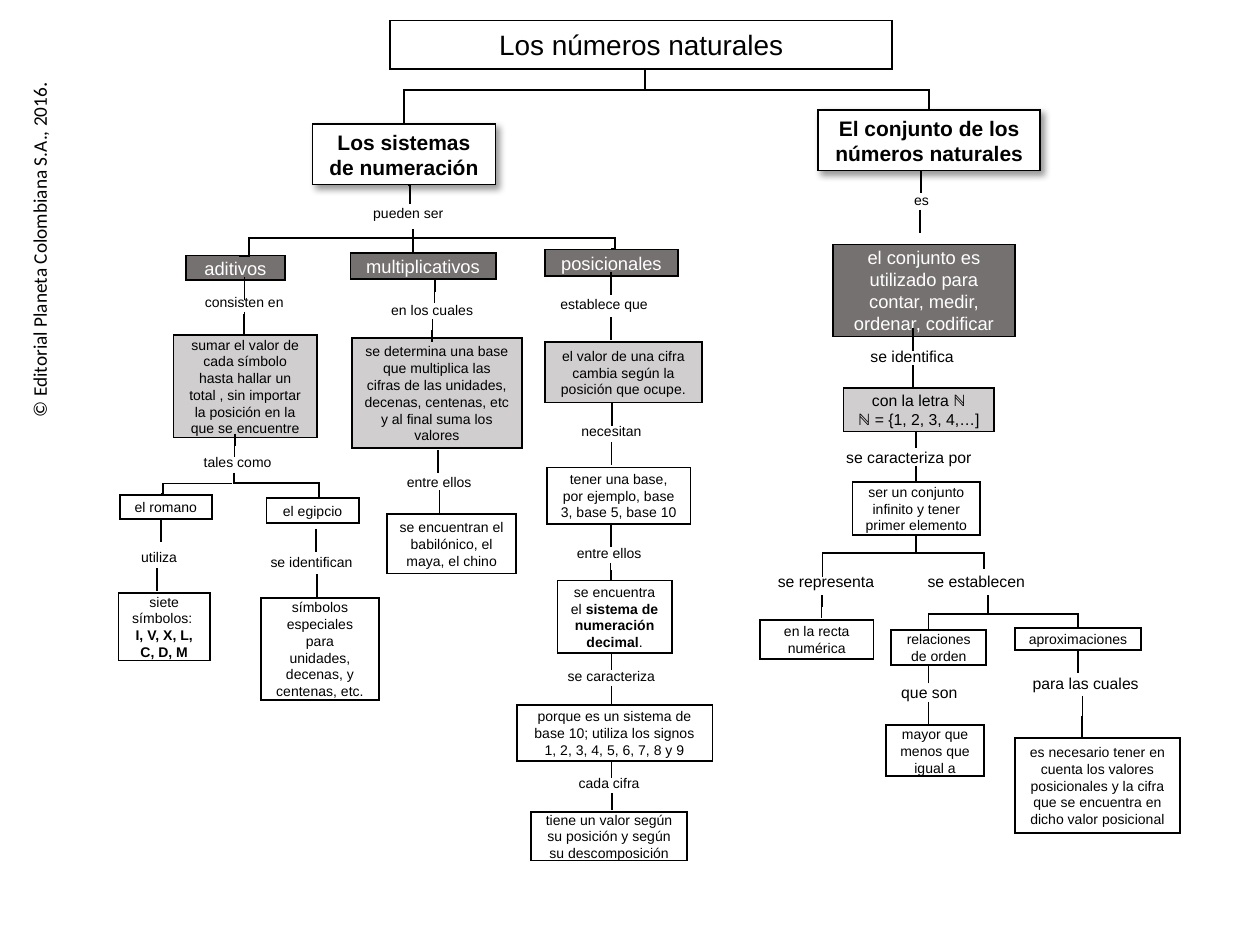
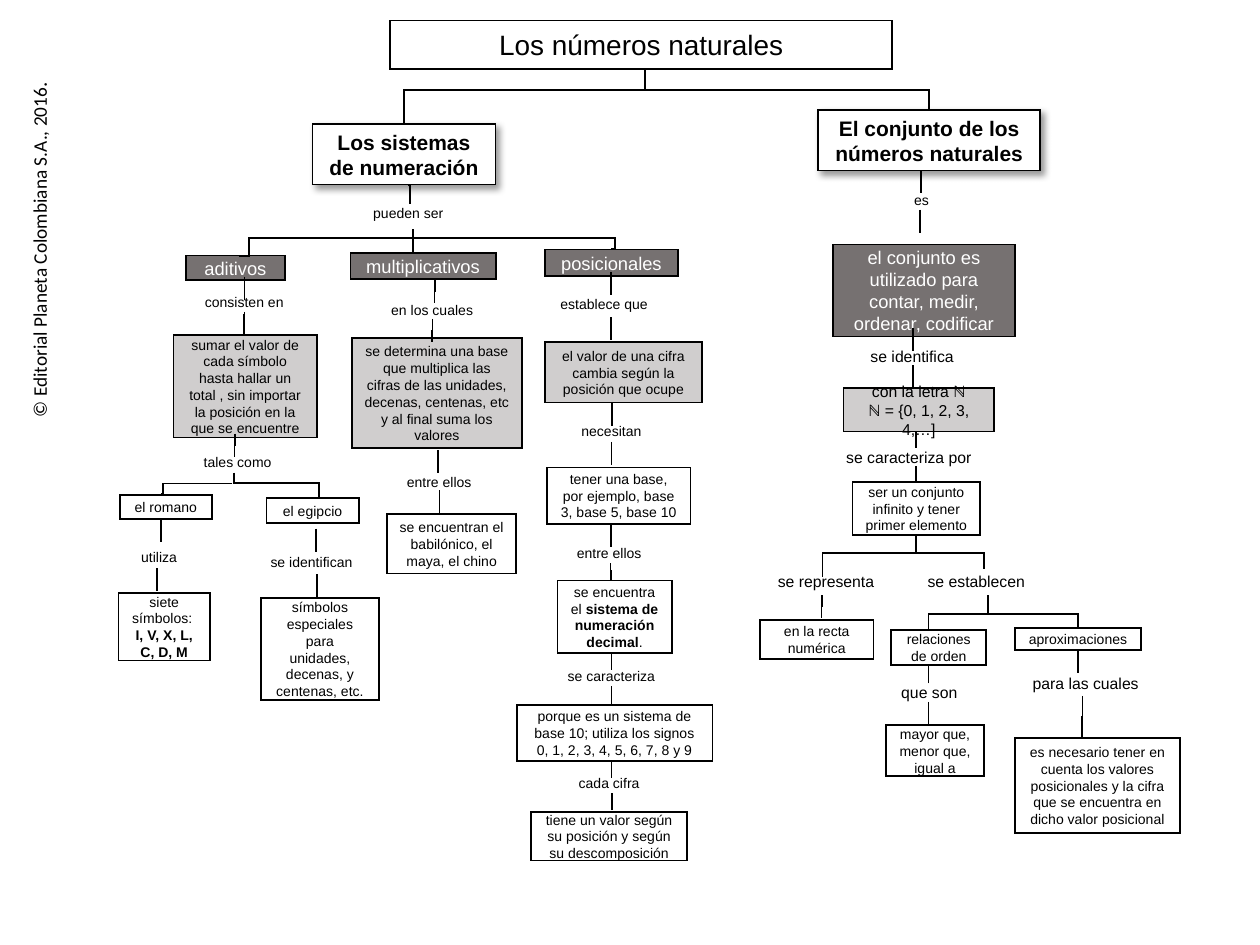
Before and after one commit to AulaPlanetaColombia/Matematicas, a slide deck: slide 1 of fuentes/contenidos/grado06/guion02/MA_06_02_CO_Mapa conceptual.pptx. Drawn at 1260x945 pixels with LibreOffice and Linux fonts; fonts in the diff are those of the drawing; background and template pictures are left out. Boxes give left, top, right and bottom in pixels: in the first picture for what was removed or moved away, otherwise in the second. Text is boxed around its words. In the diff, an @@ line names an element or a change of style, - is before the commit and + after.

Commit message:
Mapa conceptual guión 02
Revisión del mapa conceptual del guión

```diff
--- a/fuentes/contenidos/grado06/guion02/MA_06_02_CO_Mapa conceptual.pptx
+++ b/fuentes/contenidos/grado06/guion02/MA_06_02_CO_Mapa conceptual.pptx
@@ text in rectangle at (562, 351, 684, 397): text changed @@
-el valor de una cifra cambia según la posición que ocupe.
+el valor de una cifra cambia según la posición que ocupe
@@ text in rectangle at (868, 404, 969, 439): text changed @@
-ℕ = {1, 2, 3, 4,…]
+ℕ = {0, 1, 2, 3, 4,…]
@@ text in rectangle at (534, 711, 695, 758): text changed @@
-porque es un sistema de base 10; utiliza los signos 1, 2, 3, 4, 5, 6, 7, 8 y 9
+porque es un sistema de base 10; utiliza los signos 0, 1, 2, 3, 4, 5, 6, 7, 8 y 9
@@ text in rectangle at (900, 731, 970, 759): text changed @@
-mayor que
-menos que
+mayor que,
+menor que,
```
